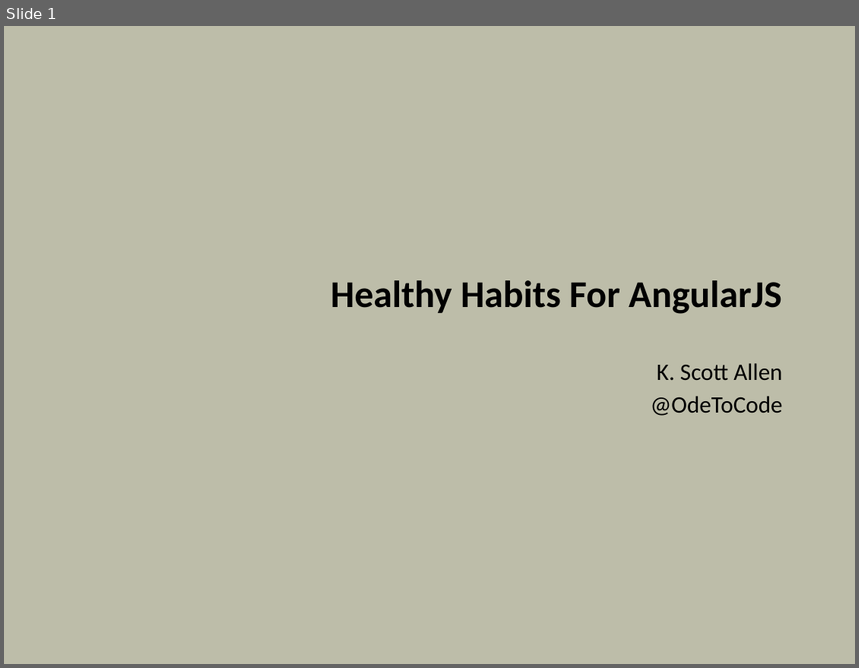
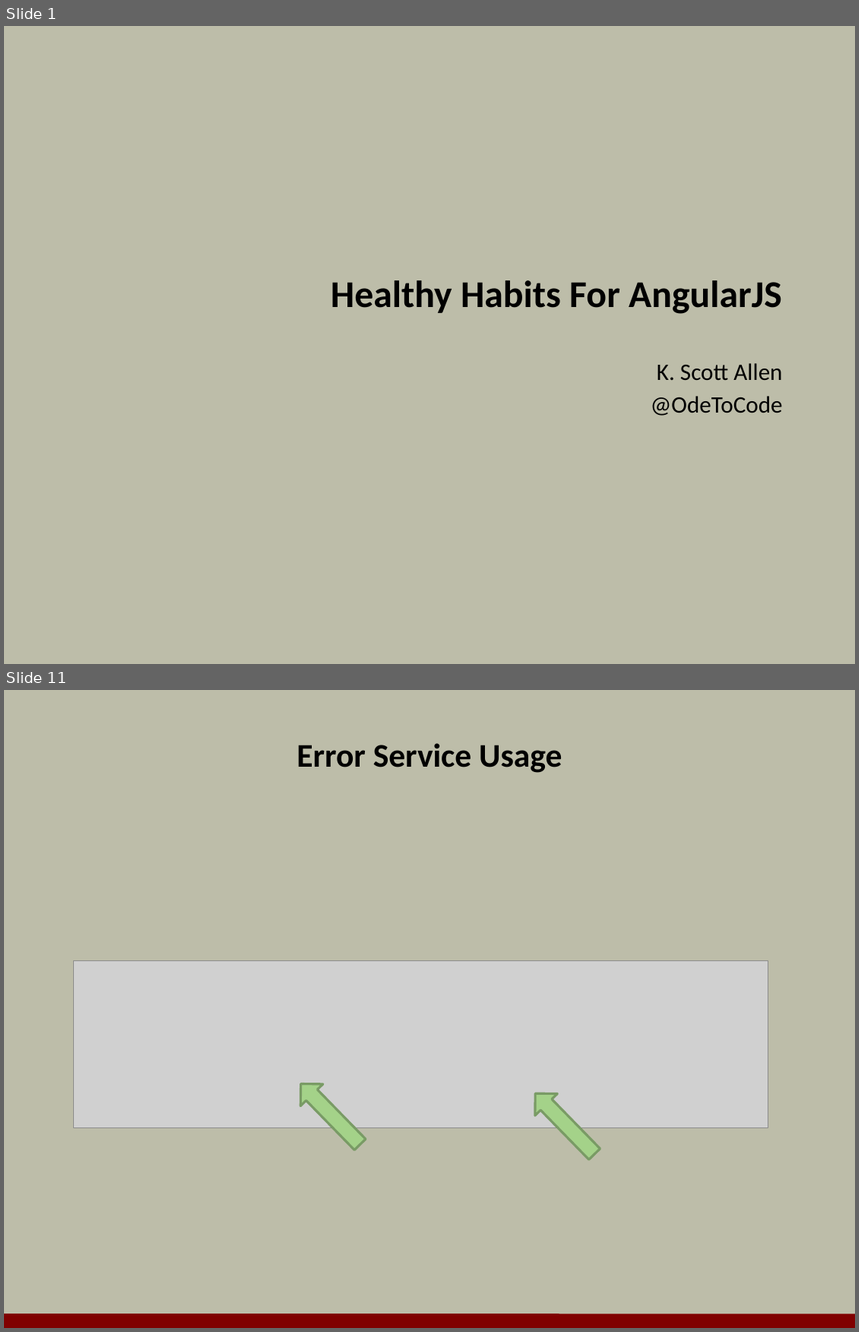
Before and after one commit to OdeToCode/classes, a slide deck: angularjs/slides/09_pratices.pptx. Shown one above the other, each under a label of ours: slide 1 before the commit, slides 1 and 11 after it; the slides between them are not shown. The pictures are 859x668 and 859x1332 pixels, drawn with LibreOffice and Linux fonts; fonts in the diff are those of the drawing; grey boxes stand for pictures; background and template pictures are left out. Boxes give left, top, right and bottom in pixels: in the first picture for what was removed or moved away, otherwise in the second. Text is boxed around its words. In the diff, an @@ line names an element or a change of style, - is before the commit and + after.

```diff
--- a/angularjs/slides/09_pratices.pptx
+++ b/angularjs/slides/09_pratices.pptx
@@ slide 11 added at [4,690,855,1328], background #BDBDA9 @@
@@ title added at [297,743,562,773], 28 pt, text #000000, bold @@
+Error Service Usage
@@ picture added at [74,961,769,1129] @@
@@ right arrow added at [290,1073,372,1156], fill #A4D289, outline #799B65 2 pt @@
@@ right arrow added at [524,1083,606,1166], fill #A4D289, outline #799B65 2 pt @@
@@ line added from (4, 1321) to (855, 1322), #800000 12 pt @@
```
Also in this commit, not shown: 3 slides changed, 47 other slides added, 27 slides removed.
